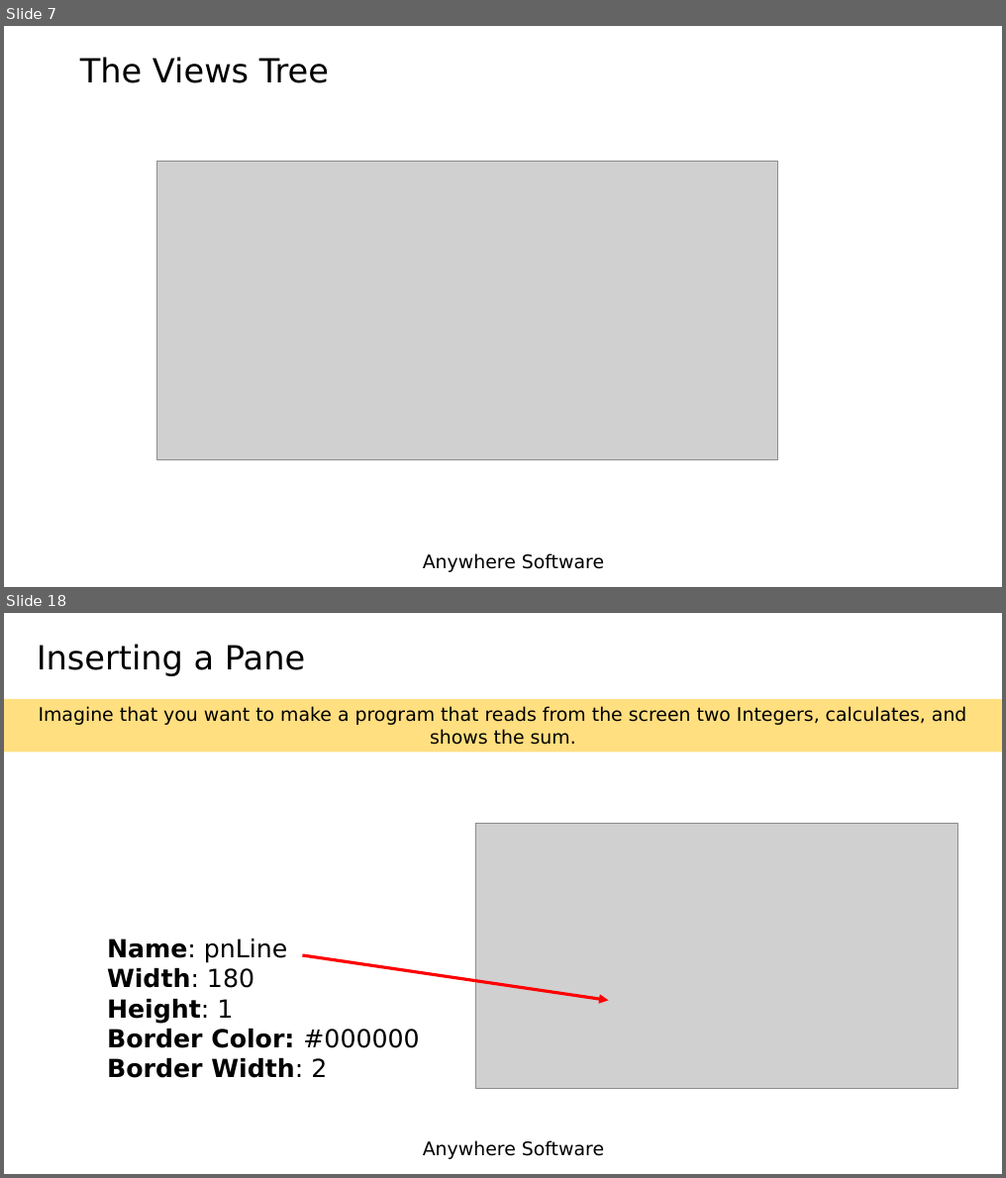
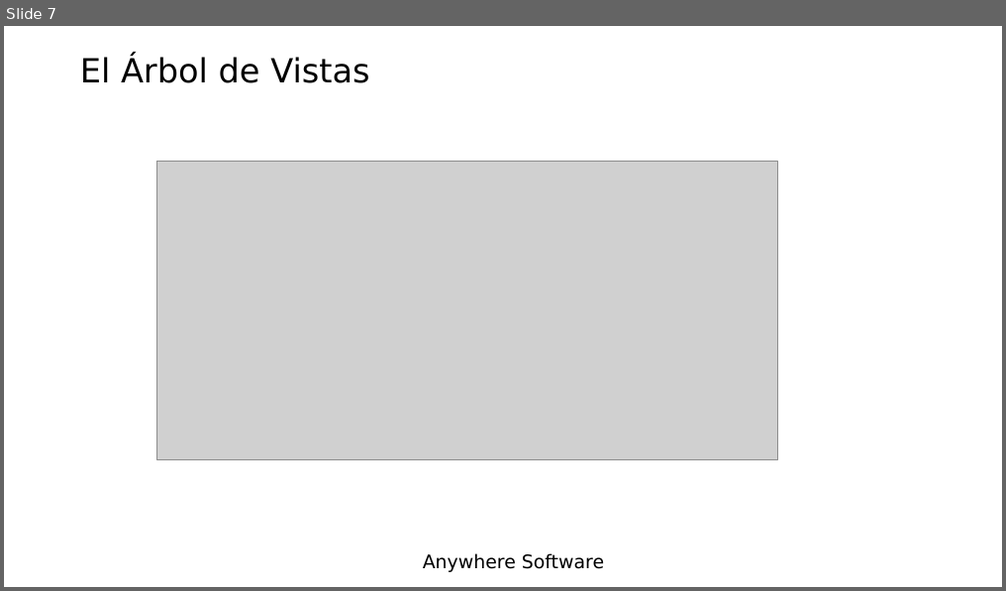
Before and after one commit to Lamashino/Teaching-B4J, a slide deck: Tema 5 - Diseñador/Tema 5 - Diseñador.pptx. Shown one above the other, each under a label of ours: slides 7 and 18 before the commit, slide 7 after it; the slides between them are not shown. The pictures are 1006x1178 and 1006x591 pixels, drawn with LibreOffice and Linux fonts; fonts in the diff are those of the drawing; grey boxes stand for pictures; background and template pictures are left out. Boxes give left, top, right and bottom in pixels: in the first picture for what was removed or moved away, otherwise in the second. Text is boxed around its words. In the diff, an @@ line names an element or a change of style, - is before the commit and + after.

```diff
--- a/Tema 5 - Diseñador/Tema 5 - Diseñador.pptx
+++ b/Tema 5 - Diseñador/Tema 5 - Diseñador.pptx
@@ slide 18 removed at (4,613,1002,1174), background picture (left out); not listed: 1 template element that a slide beside it also shows @@
@@ title removed at (37,644,305,676) @@
-Inserting a Pane
@@ rectangle removed at (4,699,1002,753) @@
-Imagine that you want to make a program that reads from the screen two Integers, calculates, and shows the sum.
@@ picture removed at (475,823,958,1088) @@
@@ text removed at (107,939,419,1078) @@
-Name: pnLine
-Width: 180
-Height: 1
-Border Color: #000000
-Border Width: 2
@@ arrow removed from (303, 956) to (609, 1001) @@
@@ slide 7 changed as well @@
@@ title at (80,56,369,83): text changed @@
-The Views Tree
+El Árbol de Vistas
```
Also in this commit, not shown: 9 other slides changed, 10 slides added, 9 other slides removed, 2 other files.
